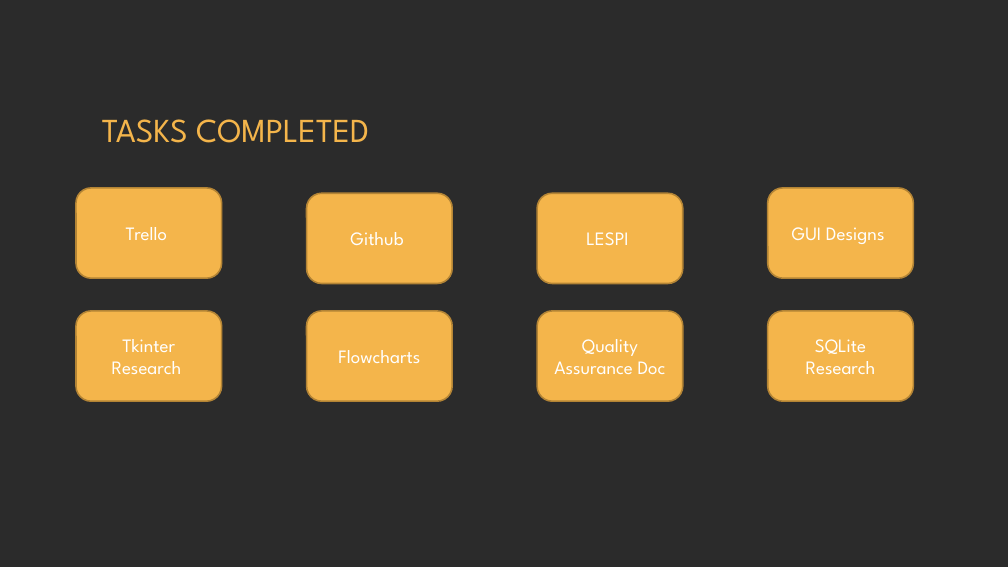
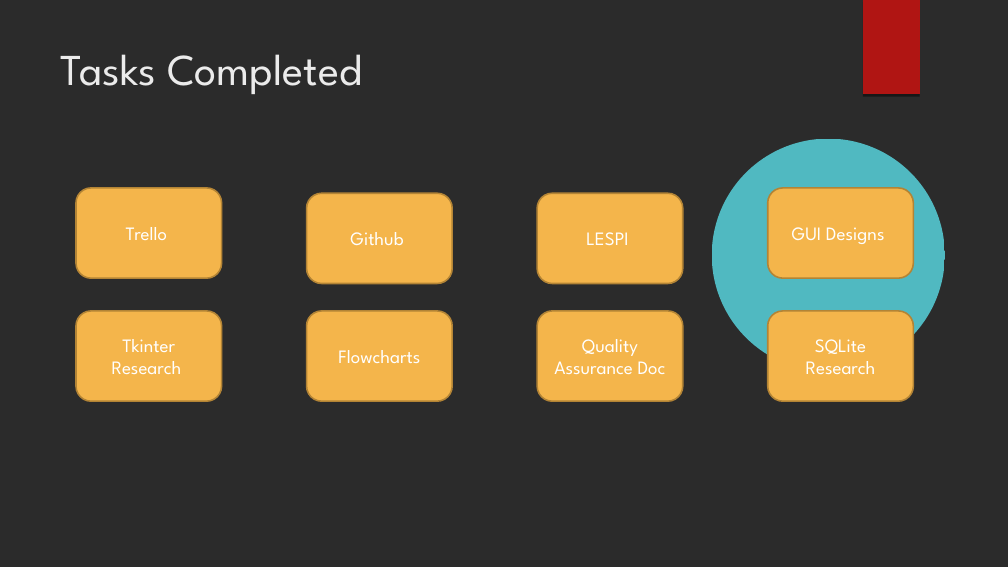
Before and after one commit to BenB33/ProfessionalismTeam2, a slide deck: slide 3 of PIM – Phase 1.odp. Drawn at 1008x567 pixels with LibreOffice and Linux fonts; fonts in the diff are those of the drawing; background and template pictures are left out; a plain dark background stands for a picture behind light text. Boxes give left, top, right and bottom in pixels: in the first picture for what was removed or moved away, otherwise in the second. Text is boxed around its words. In the diff, an @@ line names an element or a change of style, - is before the commit and + after.

```diff
--- a/PIM – Phase 1.odp
+++ b/PIM – Phase 1.odp
@@ freeform shape added at <box>863,0,920,95</box>, fill #B01513 @@
@@ title "Tasks Completed" at <box>61,54,362,94</box>: vertical alignment middle to top @@
@@ title at <box>61,54,362,94</box>: text changed; size 32 to 42 pt; text colour #F4B54B to #EBEBEB @@
-TASKS COMPLETED
+Tasks Completed
@@ freeform shape added at <box>712,138,944,371</box>, fill #50B9C1 @@
@@ freeform shape "GUI Designs" at <box>768,188,914,278</box>: outline redrawn @@
@@ freeform shape "SQLite Research" at <box>768,311,914,401</box>: outline redrawn @@
```
Also in this commit, not shown: 7 other slides changed, 5 slides added, 5 slides removed, 1 other file.
